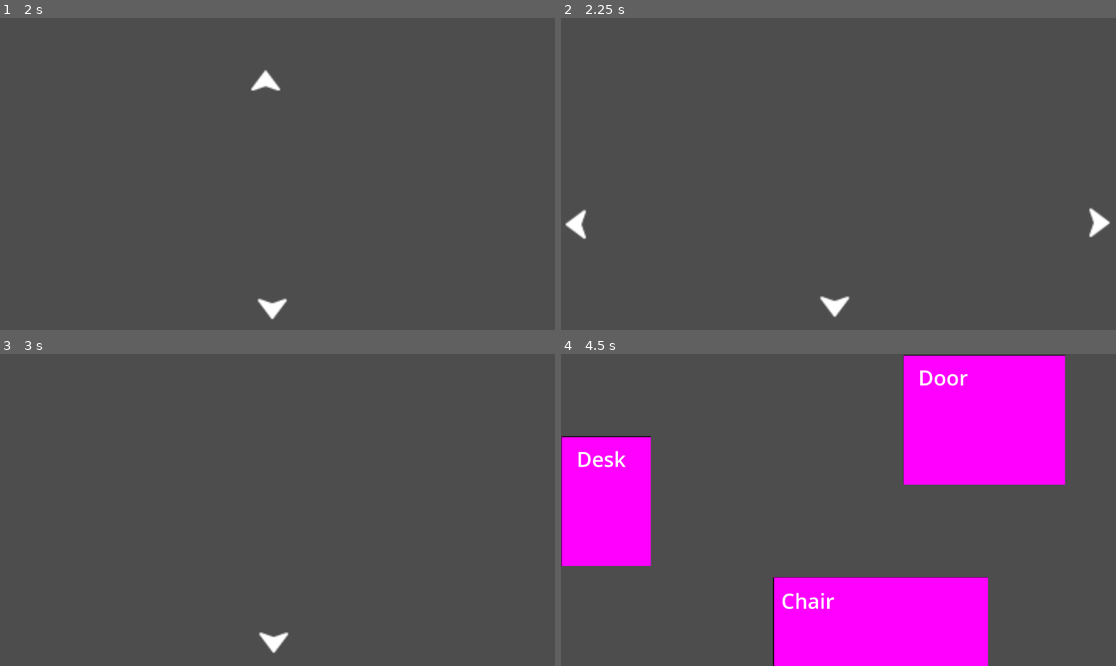
Above: before the commit, frames 1-4 (two rows, left to right).
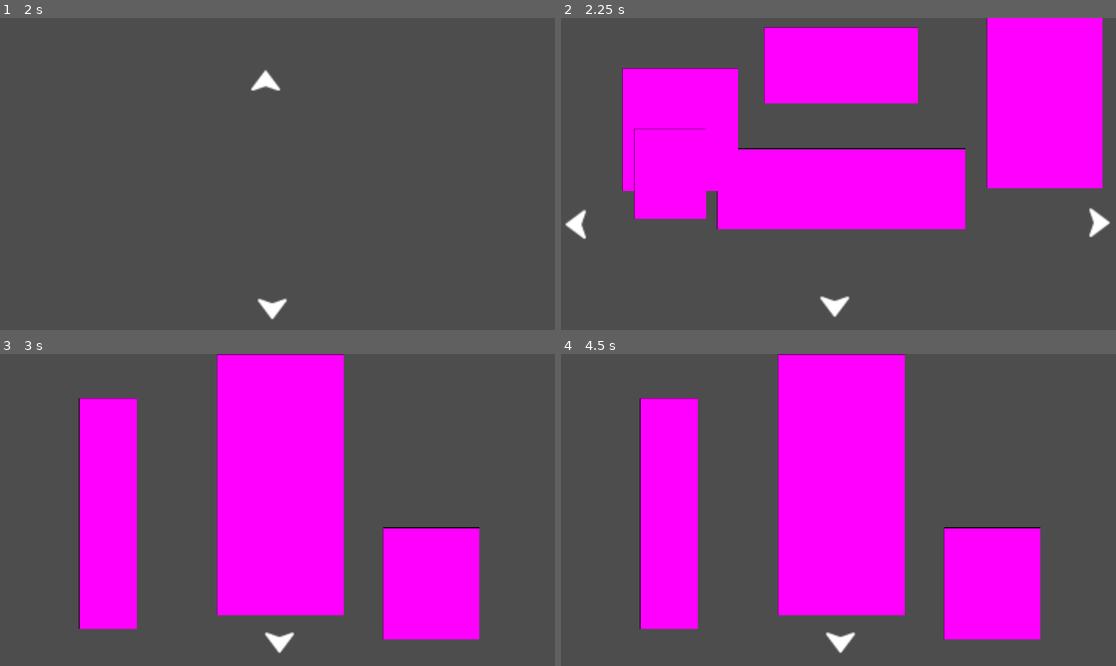
Above: after the commit, the same moments.

Repository: AshGrund/On-the-wing-of-a-butterfly
Game: Godot game, scene res://Objects/Managers/Game Manager.tscn
Same seed, same stepped clock (60 frames per second), same inputs: the game is played once before the commit and once after it.
Inputs (mouse positions are in pixels of both pictures, inside the frame that each line leads up to; where the layout moved, square brackets give the same spot in the first picture):
- Up to frame 1 (2 s): click "Start" at 0.5 s; click "Door" at 1.25 s
- Up to frame 2 (2.25 s): click (827, 80) at 2 s
- Up to frame 3 (3 s): click (538, 559) at 2.75 s
- Up to frame 4 (4.5 s): click (838, 485) [832, 644] at 3.5 s; click (827, 644) [832, 644] at 4.25 s

Frame 1 is identical in both runs. In frame 2, 39% of the frame differs, in the area x 11-98%, y 0-68%; in frame 3, 33%; in frame 4, 53%, in the area x 0-91%, y 0-100%.

Commit message:
added all the zoom ins
zoom ins added, they don't have textures but are ready to go

Diff:
--- a/sim-game-jam-2026---chain-reaction/Objects/Scene Objects/Hallway/Coat Hanger.tscn
+++ b/sim-game-jam-2026---chain-reaction/Objects/Scene Objects/Hallway/Coat Hanger.tscn
@@ -11,8 +11,9 @@
 grow_vertical = 2
 
 [node name="BackToMain" parent="." instance=ExtResource("1_8qeup")]
+layout_mode = 0
 offset_left = 832.0
 offset_top = 919.0
 offset_right = 864.0
 offset_bottom = 951.0
-who = "Hallway"
+who = "/Hallway"
--- a/sim-game-jam-2026---chain-reaction/Objects/Scene Objects/Hallway/Door.tscn
+++ b/sim-game-jam-2026---chain-reaction/Objects/Scene Objects/Hallway/Door.tscn
@@ -11,8 +11,9 @@
 grow_vertical = 2
 
 [node name="BackToMain" parent="." instance=ExtResource("1_jusy8")]
+layout_mode = 0
 offset_left = 832.0
 offset_top = 919.0
 offset_right = 864.0
 offset_bottom = 951.0
-who = "Hallway"
+who = "/Hallway"
--- a/sim-game-jam-2026---chain-reaction/Objects/Scene Objects/Hallway/Table.tscn
+++ b/sim-game-jam-2026---chain-reaction/Objects/Scene Objects/Hallway/Table.tscn
@@ -11,8 +11,9 @@
 grow_vertical = 2
 
 [node name="BackToMain" parent="." instance=ExtResource("1_hxsvy")]
+layout_mode = 0
 offset_left = 832.0
 offset_top = 919.0
 offset_right = 864.0
 offset_bottom = 951.0
-who = "Hallway"
+who = "/Hallway"
--- a/sim-game-jam-2026---chain-reaction/Objects/Scene Objects/Hallway/Zoomed Out.tscn
+++ b/sim-game-jam-2026---chain-reaction/Objects/Scene Objects/Hallway/Zoomed Out.tscn
@@ -1,7 +1,16 @@
-[gd_scene load_steps=3 format=3 uid="uid://dum0vt1bkrqqp"]
+[gd_scene load_steps=6 format=3 uid="uid://dum0vt1bkrqqp"]
 
 [ext_resource type="Texture2D" uid="uid://d0lbyx2mpdbkw" path="res://Textures/UI/navigation_s.png" id="1_a735y"]
 [ext_resource type="Script" uid="uid://clb2ass2dr6k7" path="res://Scripts/Scene Change Button.gd" id="2_yjs8k"]
+
+[sub_resource type="PlaceholderTexture2D" id="PlaceholderTexture2D_a735y"]
+size = Vector2(439, 905)
+
+[sub_resource type="PlaceholderTexture2D" id="PlaceholderTexture2D_yjs8k"]
+size = Vector2(200, 800)
+
+[sub_resource type="PlaceholderTexture2D" id="PlaceholderTexture2D_0crlx"]
+size = Vector2(334, 388)
 
 [node name="ZoomedOut" type="Control"]
 layout_mode = 3
@@ -12,11 +21,44 @@
 grow_vertical = 2
 
 [node name="Living Room" type="TextureButton" parent="."]
-offset_left = 867.0
+layout_mode = 0
+offset_left = 887.0
 offset_top = 919.0
-offset_right = 899.0
+offset_right = 919.0
 offset_bottom = 951.0
 scale = Vector2(5, 5)
 texture_normal = ExtResource("1_a735y")
 script = ExtResource("2_yjs8k")
 scene = "Living Room"
+
+[node name="Door" type="TextureButton" parent="."]
+layout_mode = 0
+offset_left = 750.0
+offset_right = 1189.0
+offset_bottom = 905.0
+texture_normal = SubResource("PlaceholderTexture2D_a735y")
+script = ExtResource("2_yjs8k")
+who = "/Hallway"
+scene = "Door"
+
+[node name="Coat Hanger" type="TextureButton" parent="."]
+layout_mode = 0
+offset_left = 273.0
+offset_top = 152.0
+offset_right = 473.0
+offset_bottom = 952.0
+texture_normal = SubResource("PlaceholderTexture2D_yjs8k")
+script = ExtResource("2_yjs8k")
+who = "/Hallway"
+scene = "Coat Hanger"
+
+[node name="Table" type="TextureButton" parent="."]
+layout_mode = 0
+offset_left = 1324.0
+offset_top = 600.0
+offset_right = 1658.0
+offset_bottom = 988.0
+texture_normal = SubResource("PlaceholderTexture2D_0crlx")
+script = ExtResource("2_yjs8k")
+who = "/Hallway"
+scene = "Table"
--- a/sim-game-jam-2026---chain-reaction/Objects/Scene Objects/Kitchen/Coffee Machine.tscn
+++ b/sim-game-jam-2026---chain-reaction/Objects/Scene Objects/Kitchen/Coffee Machine.tscn
@@ -11,8 +11,9 @@
 grow_vertical = 2
 
 [node name="BackToMain" parent="." instance=ExtResource("1_udw8s")]
+layout_mode = 0
 offset_left = 832.0
 offset_top = 919.0
 offset_right = 864.0
 offset_bottom = 951.0
-who = "Kitchen"
+who = "/Kitchen"
--- a/sim-game-jam-2026---chain-reaction/Objects/Scene Objects/Kitchen/Counter.tscn
+++ b/sim-game-jam-2026---chain-reaction/Objects/Scene Objects/Kitchen/Counter.tscn
@@ -11,8 +11,9 @@
 grow_vertical = 2
 
 [node name="BackToMain" parent="." instance=ExtResource("1_6oq3b")]
+layout_mode = 0
 offset_left = 832.0
 offset_top = 919.0
 offset_right = 864.0
 offset_bottom = 951.0
-who = "Kitchen"
+who = "/Kitchen"
--- a/sim-game-jam-2026---chain-reaction/Objects/Scene Objects/Kitchen/Cupboards.tscn
+++ b/sim-game-jam-2026---chain-reaction/Objects/Scene Objects/Kitchen/Cupboards.tscn
@@ -11,8 +11,9 @@
 grow_vertical = 2
 
 [node name="BackToMain" parent="." instance=ExtResource("1_rfe3r")]
+layout_mode = 0
 offset_left = 832.0
 offset_top = 919.0
 offset_right = 864.0
 offset_bottom = 951.0
-who = "Kitchen"
+who = "/Kitchen"
--- a/sim-game-jam-2026---chain-reaction/Objects/Scene Objects/Kitchen/Fridge.tscn
+++ b/sim-game-jam-2026---chain-reaction/Objects/Scene Objects/Kitchen/Fridge.tscn
@@ -11,8 +11,9 @@
 grow_vertical = 2
 
 [node name="BackToMain" parent="." instance=ExtResource("1_x7sx4")]
+layout_mode = 0
 offset_left = 832.0
 offset_top = 919.0
 offset_right = 864.0
 offset_bottom = 951.0
-who = "Kitchen"
+who = "/Kitchen"
--- a/sim-game-jam-2026---chain-reaction/Objects/Scene Objects/Kitchen/Kitchen Table.tscn
+++ b/sim-game-jam-2026---chain-reaction/Objects/Scene Objects/Kitchen/Kitchen Table.tscn
@@ -11,8 +11,9 @@
 grow_vertical = 2
 
 [node name="BackToMain" parent="." instance=ExtResource("1_8gy7r")]
+layout_mode = 0
 offset_left = 832.0
 offset_top = 919.0
 offset_right = 864.0
 offset_bottom = 951.0
-who = "Kitchen"
+who = "/Kitchen"
--- a/sim-game-jam-2026---chain-reaction/Objects/Scene Objects/Kitchen/Zoomed Out.tscn
+++ b/sim-game-jam-2026---chain-reaction/Objects/Scene Objects/Kitchen/Zoomed Out.tscn
@@ -1,7 +1,22 @@
-[gd_scene load_steps=3 format=3 uid="uid://hfqujdvdob3p"]
+[gd_scene load_steps=8 format=3 uid="uid://hfqujdvdob3p"]
 
 [ext_resource type="Texture2D" uid="uid://d0lbyx2mpdbkw" path="res://Textures/UI/navigation_s.png" id="1_chjbg"]
 [ext_resource type="Script" uid="uid://clb2ass2dr6k7" path="res://Scripts/Scene Change Button.gd" id="2_hxpp2"]
+
+[sub_resource type="PlaceholderTexture2D" id="PlaceholderTexture2D_chjbg"]
+size = Vector2(717, 379)
+
+[sub_resource type="PlaceholderTexture2D" id="PlaceholderTexture2D_hxpp2"]
+size = Vector2(522, 792)
+
+[sub_resource type="PlaceholderTexture2D" id="PlaceholderTexture2D_a43y3"]
+size = Vector2(607, 856)
+
+[sub_resource type="PlaceholderTexture2D" id="PlaceholderTexture2D_0jv0e"]
+size = Vector2(1199, 379)
+
+[sub_resource type="PlaceholderTexture2D" id="PlaceholderTexture2D_jyk4m"]
+size = Vector2(306, 330)
 
 [node name="ZoomedOut" type="Control"]
 layout_mode = 3
@@ -12,6 +27,7 @@
 grow_vertical = 2
 
 [node name="Living Room" type="TextureButton" parent="."]
+layout_mode = 0
 offset_left = 867.0
 offset_top = 919.0
 offset_right = 899.0
@@ -20,3 +36,58 @@
 texture_normal = ExtResource("1_chjbg")
 script = ExtResource("2_hxpp2")
 scene = "Living Room"
+
+[node name="Counter" type="TextureButton" parent="."]
+layout_mode = 1
+offset_left = 602.0
+offset_top = 411.0
+offset_right = 1319.0
+offset_bottom = 790.0
+texture_normal = SubResource("PlaceholderTexture2D_chjbg")
+script = ExtResource("2_hxpp2")
+who = "/Kitchen"
+scene = "Counter"
+
+[node name="Fridge" type="TextureButton" parent="."]
+layout_mode = 1
+offset_left = 1315.0
+offset_top = 3.0
+offset_right = 1837.0
+offset_bottom = 795.0
+texture_normal = SubResource("PlaceholderTexture2D_hxpp2")
+script = ExtResource("2_hxpp2")
+who = "/Kitchen"
+scene = "Fridge"
+
+[node name="Kitchen Table" type="TextureButton" parent="."]
+layout_mode = 0
+offset_left = -5.0
+offset_top = 349.0
+offset_right = 602.0
+offset_bottom = 1205.0
+texture_normal = SubResource("PlaceholderTexture2D_a43y3")
+script = ExtResource("2_hxpp2")
+who = "/Kitchen"
+scene = "Kitchen Table"
+
+[node name="Cupboards" type="TextureButton" parent="."]
+layout_mode = 1
+offset_left = 117.0
+offset_top = -254.0
+offset_right = 1316.0
+offset_bottom = 125.0
+texture_normal = SubResource("PlaceholderTexture2D_0jv0e")
+script = ExtResource("2_hxpp2")
+who = "/Kitchen"
+scene = "Cupboards"
+
+[node name="Coffee Machine" type="TextureButton" parent="."]
+layout_mode = 1
+offset_left = 973.0
+offset_top = 163.0
+offset_right = 1279.0
+offset_bottom = 493.0
+texture_normal = SubResource("PlaceholderTexture2D_jyk4m")
+script = ExtResource("2_hxpp2")
+who = "/Kitchen"
+scene = "Coffee Machine"
--- a/sim-game-jam-2026---chain-reaction/Objects/Scene Objects/Living Room/Arm Chair.tscn
+++ b/sim-game-jam-2026---chain-reaction/Objects/Scene Objects/Living Room/Arm Chair.tscn
@@ -16,4 +16,4 @@
 offset_top = 919.0
 offset_right = 864.0
 offset_bottom = 951.0
-who = "LivingRoom"
+who = "/LivingRoom"
--- a/sim-game-jam-2026---chain-reaction/Objects/Scene Objects/Living Room/Cabinets.tscn
+++ b/sim-game-jam-2026---chain-reaction/Objects/Scene Objects/Living Room/Cabinets.tscn
@@ -11,8 +11,9 @@
 grow_vertical = 2
 
 [node name="BackToMain" parent="." instance=ExtResource("1_socq1")]
+layout_mode = 0
 offset_left = 832.0
 offset_top = 919.0
 offset_right = 864.0
 offset_bottom = 951.0
-who = "LivingRoom"
+who = "/LivingRoom"
--- a/sim-game-jam-2026---chain-reaction/Objects/Scene Objects/Living Room/Couch.tscn
+++ b/sim-game-jam-2026---chain-reaction/Objects/Scene Objects/Living Room/Couch.tscn
@@ -11,8 +11,9 @@
 grow_vertical = 2
 
 [node name="BackToMain" parent="." instance=ExtResource("1_3htt8")]
+layout_mode = 0
 offset_left = 832.0
 offset_top = 919.0
 offset_right = 864.0
 offset_bottom = 951.0
-who = "LivingRoom"
+who = "/LivingRoom"
--- a/sim-game-jam-2026---chain-reaction/Objects/Scene Objects/Living Room/TV.tscn
+++ b/sim-game-jam-2026---chain-reaction/Objects/Scene Objects/Living Room/TV.tscn
@@ -11,8 +11,9 @@
 grow_vertical = 2
 
 [node name="BackToMain" parent="." instance=ExtResource("1_jhomg")]
+layout_mode = 0
 offset_left = 832.0
 offset_top = 919.0
 offset_right = 864.0
 offset_bottom = 951.0
-who = "LivingRoom"
+who = "/LivingRoom"
--- a/sim-game-jam-2026---chain-reaction/Objects/Scene Objects/Living Room/Table.tscn
+++ b/sim-game-jam-2026---chain-reaction/Objects/Scene Objects/Living Room/Table.tscn
@@ -11,8 +11,9 @@
 grow_vertical = 2
 
 [node name="BackToMain" parent="." instance=ExtResource("1_7pf0x")]
+layout_mode = 0
 offset_left = 832.0
 offset_top = 919.0
 offset_right = 864.0
 offset_bottom = 951.0
-who = "LivingRoom"
+who = "/LivingRoom"
--- a/sim-game-jam-2026---chain-reaction/Objects/Scene Objects/Living Room/Zoomed Out.tscn
+++ b/sim-game-jam-2026---chain-reaction/Objects/Scene Objects/Living Room/Zoomed Out.tscn
@@ -1,9 +1,24 @@
-[gd_scene load_steps=5 format=3 uid="uid://bqbs3ucriyrib"]
+[gd_scene load_steps=10 format=3 uid="uid://bqbs3ucriyrib"]
 
 [ext_resource type="Texture2D" uid="uid://d0lbyx2mpdbkw" path="res://Textures/UI/navigation_s.png" id="1_i32k0"]
 [ext_resource type="Script" uid="uid://clb2ass2dr6k7" path="res://Scripts/Scene Change Button.gd" id="2_fv5oi"]
 [ext_resource type="Texture2D" uid="uid://6vgfi6k1npe0" path="res://Textures/UI/navigation_w.png" id="3_xi4o7"]
 [ext_resource type="Texture2D" uid="uid://bvhp4encgi3h0" path="res://Textures/UI/navigation_e.png" id="4_guvpp"]
+
+[sub_resource type="PlaceholderTexture2D" id="PlaceholderTexture2D_i32k0"]
+size = Vector2(532, 265)
+
+[sub_resource type="PlaceholderTexture2D" id="PlaceholderTexture2D_fv5oi"]
+size = Vector2(860, 279)
+
+[sub_resource type="PlaceholderTexture2D" id="PlaceholderTexture2D_xi4o7"]
+size = Vector2(401, 593)
+
+[sub_resource type="PlaceholderTexture2D" id="PlaceholderTexture2D_guvpp"]
+size = Vector2(401, 425)
+
+[sub_resource type="PlaceholderTexture2D" id="PlaceholderTexture2D_e00qc"]
+size = Vector2(250, 313)
 
 [node name="ZoomedOut" type="Control"]
 layout_mode = 3
@@ -25,6 +40,7 @@
 scene = "Prison Room"
 
 [node name="Kitchen" type="TextureButton" parent="."]
+layout_mode = 0
 offset_left = -29.0
 offset_top = 634.0
 offset_right = 3.0
@@ -35,6 +51,7 @@
 scene = "Kitchen"
 
 [node name="Hallway" type="TextureButton" parent="."]
+layout_mode = 0
 offset_left = 1783.0
 offset_top = 628.0
 offset_right = 1815.0
@@ -43,3 +60,58 @@
 texture_normal = ExtResource("4_guvpp")
 script = ExtResource("2_fv5oi")
 scene = "Hallway"
+
+[node name="TV" type="TextureButton" parent="."]
+layout_mode = 1
+offset_left = 702.0
+offset_top = 31.0
+offset_right = 1234.0
+offset_bottom = 296.0
+texture_normal = SubResource("PlaceholderTexture2D_i32k0")
+script = ExtResource("2_fv5oi")
+who = "/LivingRoom"
+scene = "TV"
+
+[node name="Couch" type="TextureButton" parent="."]
+layout_mode = 1
+offset_left = 539.0
+offset_top = 451.0
+offset_right = 1399.0
+offset_bottom = 730.0
+texture_normal = SubResource("PlaceholderTexture2D_fv5oi")
+script = ExtResource("2_fv5oi")
+who = "/LivingRoom"
+scene = "Couch"
+
+[node name="Cabinet" type="TextureButton" parent="."]
+layout_mode = 1
+offset_left = 1472.0
+offset_top = -3.0
+offset_right = 1873.0
+offset_bottom = 590.0
+texture_normal = SubResource("PlaceholderTexture2D_xi4o7")
+script = ExtResource("2_fv5oi")
+who = "/LivingRoom"
+scene = "Cabinets"
+
+[node name="Arm Chair" type="TextureButton" parent="."]
+layout_mode = 1
+offset_left = 211.0
+offset_top = 173.0
+offset_right = 612.0
+offset_bottom = 598.0
+texture_normal = SubResource("PlaceholderTexture2D_guvpp")
+script = ExtResource("2_fv5oi")
+who = "/LivingRoom"
+scene = "Arm Chair"
+
+[node name="Table" type="TextureButton" parent="."]
+layout_mode = 1
+offset_left = 252.0
+offset_top = 382.0
+offset_right = 502.0
+offset_bottom = 695.0
+texture_normal = SubResource("PlaceholderTexture2D_e00qc")
+script = ExtResource("2_fv5oi")
+who = "/LivingRoom"
+scene = "Table"
--- a/sim-game-jam-2026---chain-reaction/Scripts/Scene Manager.gd
+++ b/sim-game-jam-2026---chain-reaction/Scripts/Scene Manager.gd
@@ -14,7 +14,8 @@
 # loads all the scenes in advance so that they can be instantiated later on
 func _ready():
 	sceneDir = DirAccess.open(sceneDirName)
-	# get all the files in the scene folder
+
+	# can I open this folder
 	if sceneDir == null: printerr("Could not open the Scenes folder"); return
 	sceneDir.list_dir_begin()
 
@@ -53,7 +54,7 @@
 func GetVariable(scene, object):
 	if saveName:
 		if !variables.get_value(object, scene):
-			variables.set_value(scene, object, 0)
+			variables.set_value(object, scene, 0)
 
 		return variables.get_value(object, scene)
 
